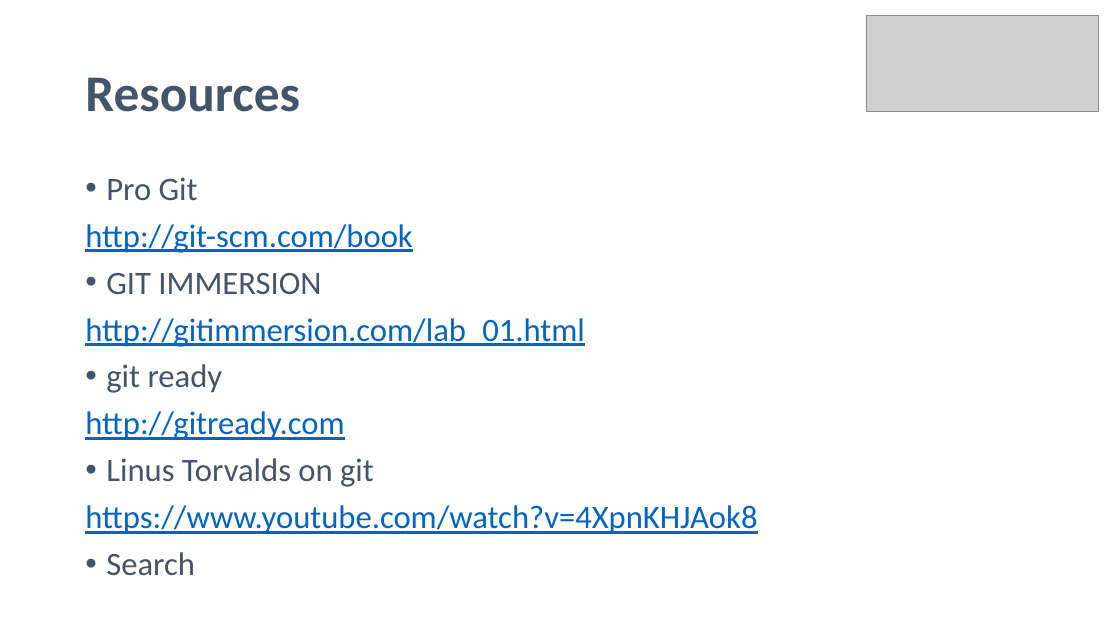
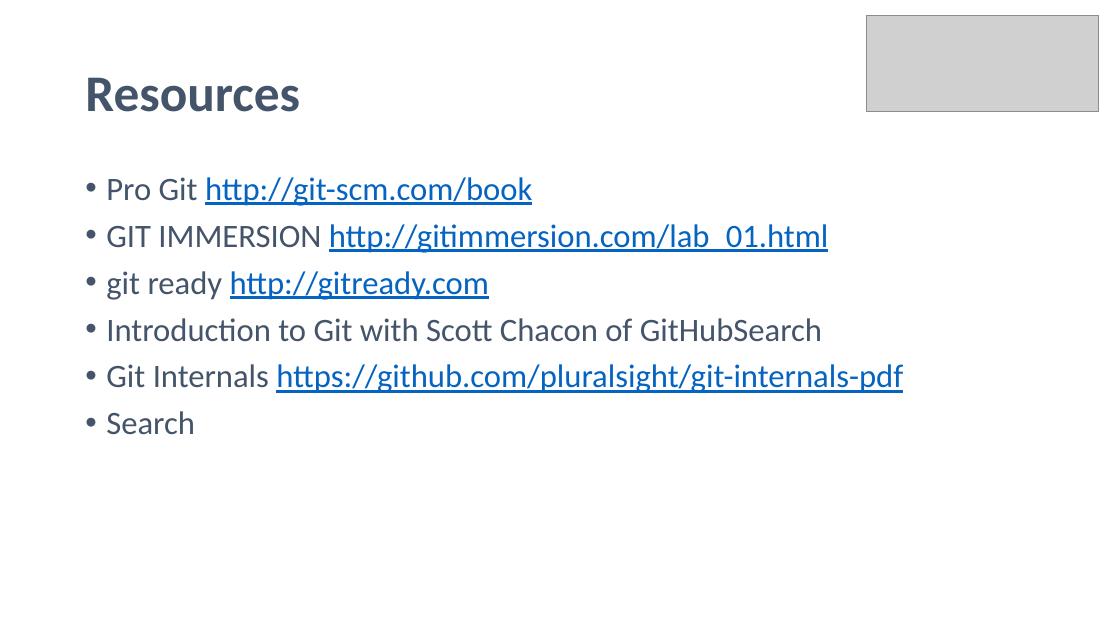
Before and after one commit to noelmcgrath/GitPresentation, a slide deck: slide 26 of Introduction to Git.pptx (slide 19 before the commit). Drawn at 1120x630 pixels with LibreOffice and Linux fonts; fonts in the diff are those of the drawing; grey boxes stand for pictures. Boxes give left, top, right and bottom in pixels: in the first picture for what was removed or moved away, otherwise in the second. Text is boxed around its words. In the diff, an @@ line names an element or a change of style, - is before the commit and + after.

Commit message:
Update git internals section

```diff
--- a/Introduction to Git.pptx
+++ b/Introduction to Git.pptx
@@ text at <box>106,177,903,393</box>: text changed @@
-• Pro Git
-http://git-scm.com/book
-• GIT IMMERSION
-http://gitimmersion.com/lab_01.html
-• git ready
-http://gitready.com
-• Linus Torvalds on git
-https://www.youtube.com/watch?v=4XpnKHJAok8
+• Pro Git http://git-scm.com/book
+• GIT IMMERSION http://gitimmersion.com/lab_01.html
+• git ready http://gitready.com
+• Introduction to Git with Scott Chacon of GitHubSearch
+• Git Internals https://github.com/pluralsight/git-internals-pdf
```
Also in this commit, not shown: 3 other slides changed, 7 slides added, 2 other files.
